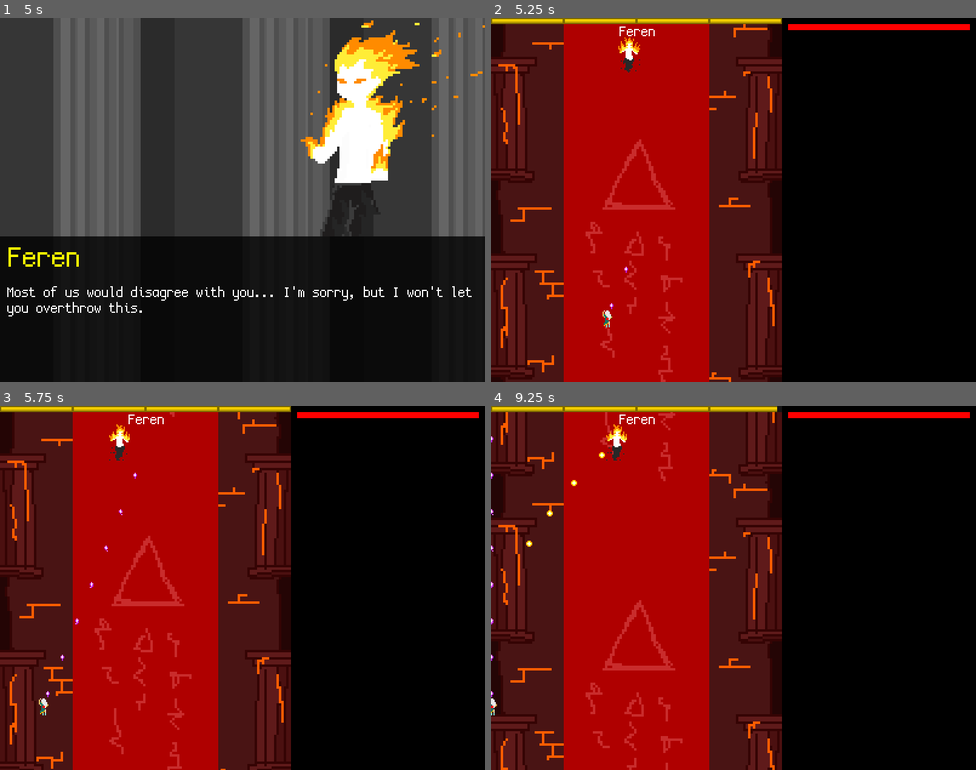
Above: before the commit, frames 1-4 (two rows, left to right).
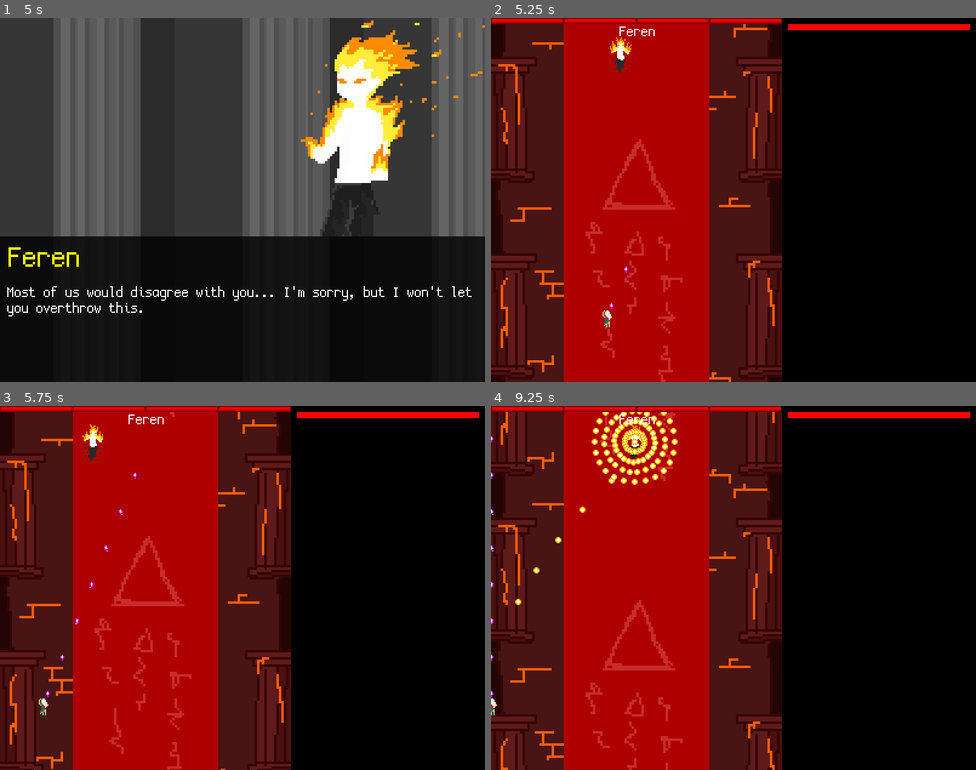
Above: after the commit, the same moments.

Repository: Voltinus/rimu
Game: Godot game, scene res://levels/LanguageSelector/LanguageSelector.tscn
Same seed, same stepped clock (60 frames per second), same inputs: the game is played once before the commit and once after it.
Inputs (mouse positions are in pixels of both pictures, inside the frame that each line leads up to):
- Up to frame 1 (5 s): click (242, 152) at 0.5 s; click "New game" at 1.25 s; tap Enter (dialogue_skip) at 2, 3.5 s; hold D (move_right) 2.03-2.78 s; tap Space at 2.75, 4.25 s; hold S (move_down) 2.78-3.53 s; hold D (move_right) 3.53-4.28 s; hold W (move_up) from 4.28 s (still down)
- Up to frame 2 (5.25 s): tap Enter (dialogue_skip) at 5 s; release W (move_up) at 5.03 s; hold A (move_left) from 5.03 s (still down)
- Up to frame 3 (5.75 s): keep holding A (move_left)
- Up to frame 4 (9.25 s): release A (move_left) at 6.53 s; hold S (move_down) 6.53-7.28 s; hold D (move_right) 7.28-8.03 s; hold W (move_up) 8.03-8.78 s; hold D (move_right) from 8.78 s (still down)

Frame 1 is identical in both runs. In frame 2, 1.3% of the frame differs, in the area x 0-60%, y 0-15%; in frame 3, 1.4%; in frame 4, 2.6%, in the area x 0-60%, y 0-55%.

Commit message:
Added possible state of "speed", which multiplies boss' speed

Diff:
--- a/actors/Enemy/Enemy.gd
+++ b/actors/Enemy/Enemy.gd
@@ -69,6 +69,7 @@
 
 
 const SPEED = 30
+var speed_multilplier = 1
 var velocity : Vector2
 var target   = Vector2(60, 20)
 
@@ -96,6 +97,9 @@
 		if states[current_state].has("wait"):
 			yield(get_tree().create_timer(states[current_state].wait), "timeout")
 			delay_finished = true
+
+		if states[current_state].has("speed"):
+			speed_multilplier = states[current_state].speed
 
 		while !target_reached: yield(get_tree().create_timer(0.01), 'timeout')
 		while !delay_finished: yield(get_tree().create_timer(0.01), 'timeout')
@@ -133,7 +137,7 @@
 		var current_target = states[current_state].target
 		current_target *= Vector2(Global.game_width(), Global.game_height())
 		if position.distance_to(current_target) > 1:
-			velocity = (current_target - position).normalized() * SPEED
+			velocity = (current_target - position).normalized() * SPEED * speed_multilplier
 			velocity = move_and_slide(velocity)
 		else:
 			target_reached = true
--- a/levels/Level1Fire/Enemy.gd
+++ b/levels/Level1Fire/Enemy.gd
@@ -8,11 +8,12 @@
 func _ready():
 	states = [
 		{ "shooting": false },
+		{ "speed": 2 },
 		{ "target": Vector2(0.2, 0.1) },
 		{ "shooting": true },
+		{ "speed": 1 },
 		{ "target": Vector2(0.5, 0.1) },
-		{ "callback": "fn" },
-		{ "wait": 3 }
+		{ "callback": "fn" }
 	]
 
 	states2 = [
--- a/templates/Level/GUI.gd
+++ b/templates/Level/GUI.gd
@@ -10,7 +10,7 @@
 }
 
 const BOSS_BAR_COLORS = {
-	"fire":  Color.gold,
+	"fire":  Color.red,
 	"water": Color.blue,
 	"air":   Color.goldenrod,
 	"earth": Color.limegreen,
